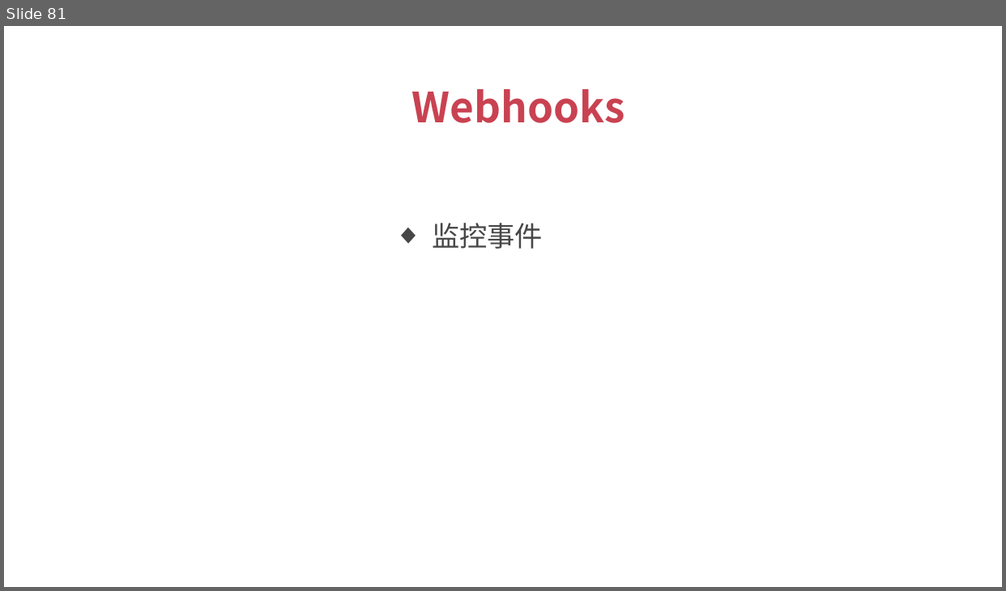
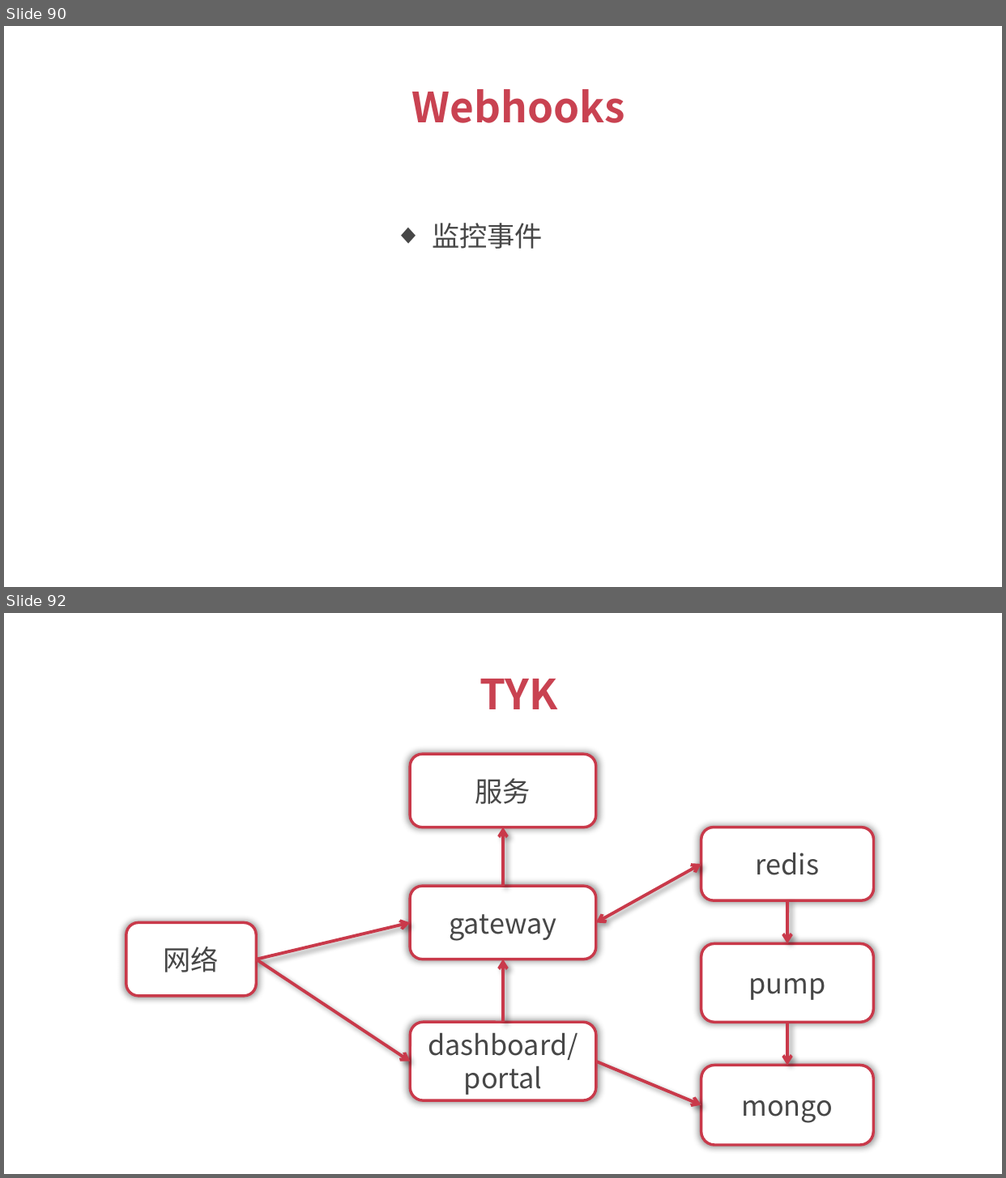
Before and after one commit to 1329555958/financial, a slide deck: 理财平台.pptx. Shown one above the other, each under a label of ours: slide 81 before the commit, slides 90 and 92 after it; the slides between them are not shown. The pictures are 1006x591 and 1006x1178 pixels, drawn with LibreOffice and Linux fonts; fonts in the diff are those of the drawing. Boxes give left, top, right and bottom in pixels: in the first picture for what was removed or moved away, otherwise in the second. Text is boxed around its words. In the diff, an @@ line names an element or a change of style, - is before the commit and + after.

```diff
--- a/理财平台.pptx
+++ b/理财平台.pptx
@@ slide 92 added at (x1=4, y1=613, x2=1002, y2=1174), background #FFFFFF @@
@@ text added at (x1=479, y1=679, x2=557, y2=709), 30 pt, text #C94251, bold @@
+TYK
@@ rounded rectangle added at (x1=410, y1=754, x2=596, y2=827), fill #FFFFFF, outline #C9394A 2 pt, 20 pt, text #474747 @@
+服务
@@ arrow added from (503, 887) to (503, 828), #C9394A 2.25 pt @@
@@ rounded rectangle added at (x1=701, y1=828, x2=874, y2=901), fill #FFFFFF, outline #C9394A 2 pt, 20 pt, text #474747 @@
+redis
@@ double arrow added from (596, 922) to (701, 864), #C9394A 2.25 pt @@
@@ rounded rectangle added at (x1=410, y1=887, x2=596, y2=960), fill #FFFFFF, outline #C9394A 2 pt, 20 pt, text #474747 @@
+gateway
@@ arrow added from (787, 901) to (787, 944), #C9394A 2.25 pt @@
@@ rounded rectangle added at (x1=126, y1=922, x2=255, y2=995), fill #FFFFFF, outline #C9394A 2 pt, 20 pt, text #474747 @@
+网络
@@ arrow added from (257, 960) to (410, 922), #C9394A 2.25 pt @@
@@ rounded rectangle added at (x1=701, y1=944, x2=874, y2=1023), fill #FFFFFF, outline #C9394A 2 pt, 20 pt, text #474747 @@
+pump
@@ arrow added from (257, 960) to (410, 1062), #C9394A 2.25 pt @@
@@ arrow added from (503, 1022) to (503, 960), #C9394A 2.25 pt @@
@@ rounded rectangle added at (x1=410, y1=1022, x2=596, y2=1101), fill #FFFFFF, outline #C9394A 2 pt, 20 pt, text #474747 @@
+dashboard/
+portal
@@ arrow added from (787, 1022) to (787, 1065), #C9394A 2.25 pt @@
@@ arrow added from (596, 1062) to (701, 1105), #C9394A 2.25 pt @@
@@ rounded rectangle added at (x1=701, y1=1065, x2=874, y2=1145), fill #FFFFFF, outline #C9394A 2 pt, 20 pt, text #474747 @@
+mongo
@@ what was slide 81 is now slide 90 @@
```
Also in this commit, not shown: 10 slides changed, 20 other slides added, 5 slides removed.
